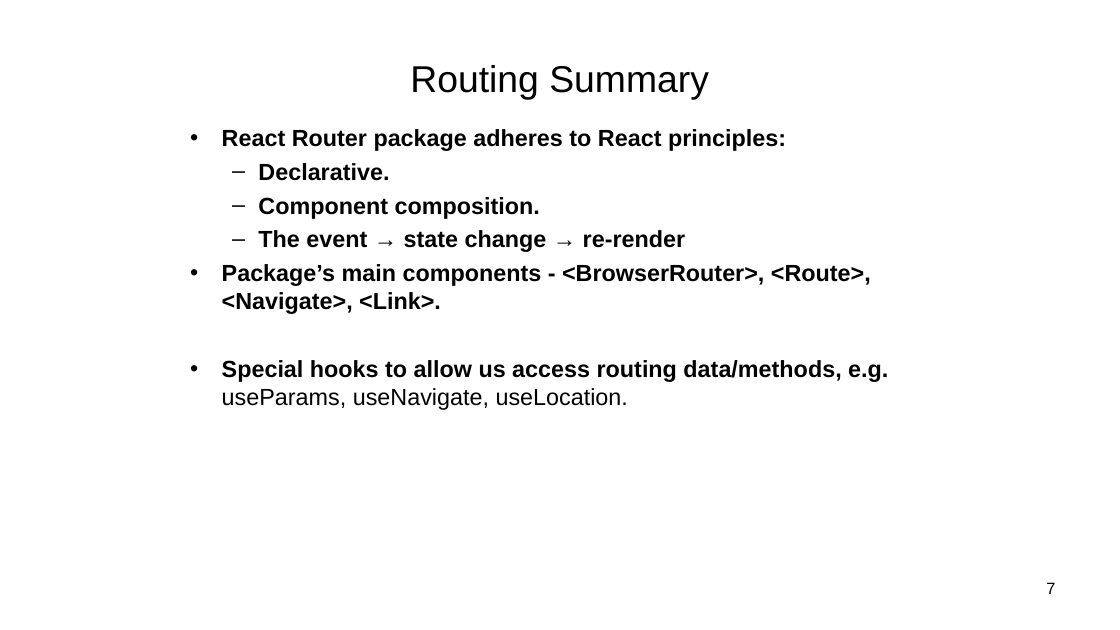
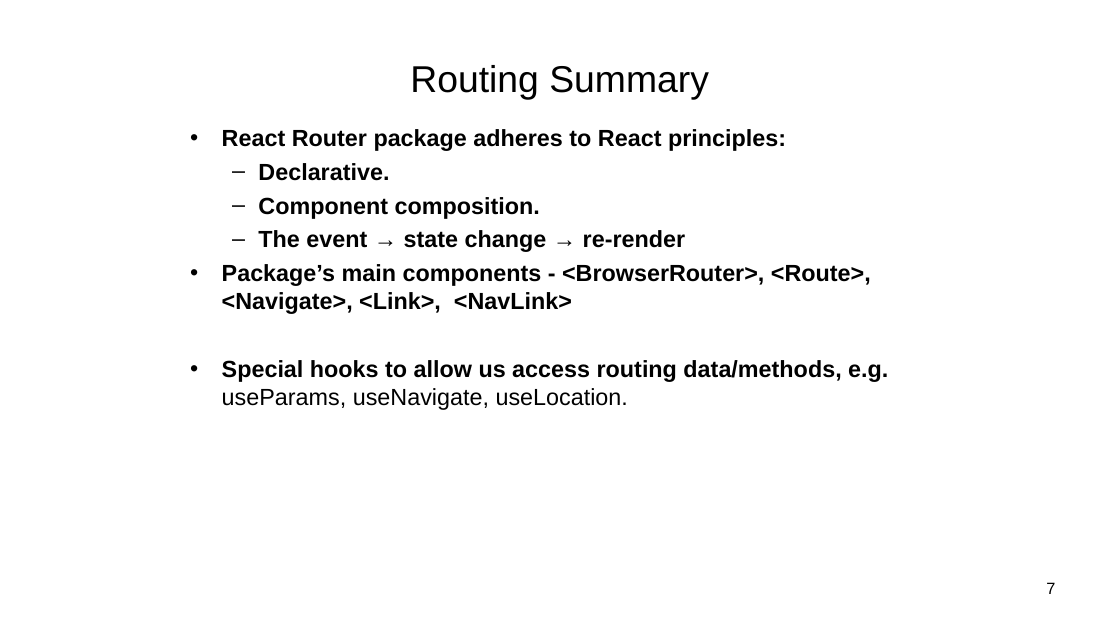
Before and after one commit to wit-hdip-comp-sci-2024/full-stack-2, a slide deck: slide 7 of topic-5/talk-1/ReactJS_05.ppt. Drawn at 1120x630 pixels with LibreOffice and Linux fonts; fonts in the diff are those of the drawing. Boxes give left, top, right and bottom in pixels: in the first picture for what was removed or moved away, otherwise in the second. Text is boxed around its words. In the diff, an @@ line names an element or a change of style, - is before the commit and + after.

```diff
--- a/topic-5/talk-1/ReactJS_05.ppt
+++ b/topic-5/talk-1/ReactJS_05.ppt
@@ text at (x1=222, y1=264, x2=871, y2=314): text changed @@
-• Package’s main components - <BrowserRouter>, <Route>, <Navigate>, <Link>.
+• Package’s main components - <BrowserRouter>, <Route>, <Navigate>, <Link>, <NavLink>
```
Also in this commit, not shown: 1 other slide changed, 20 slides removed, 28 other files.
